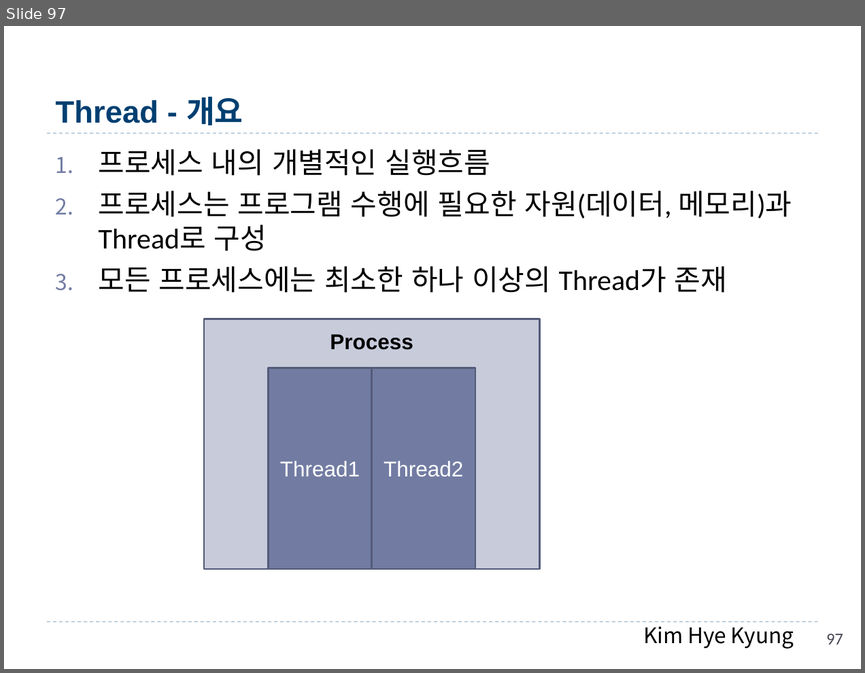
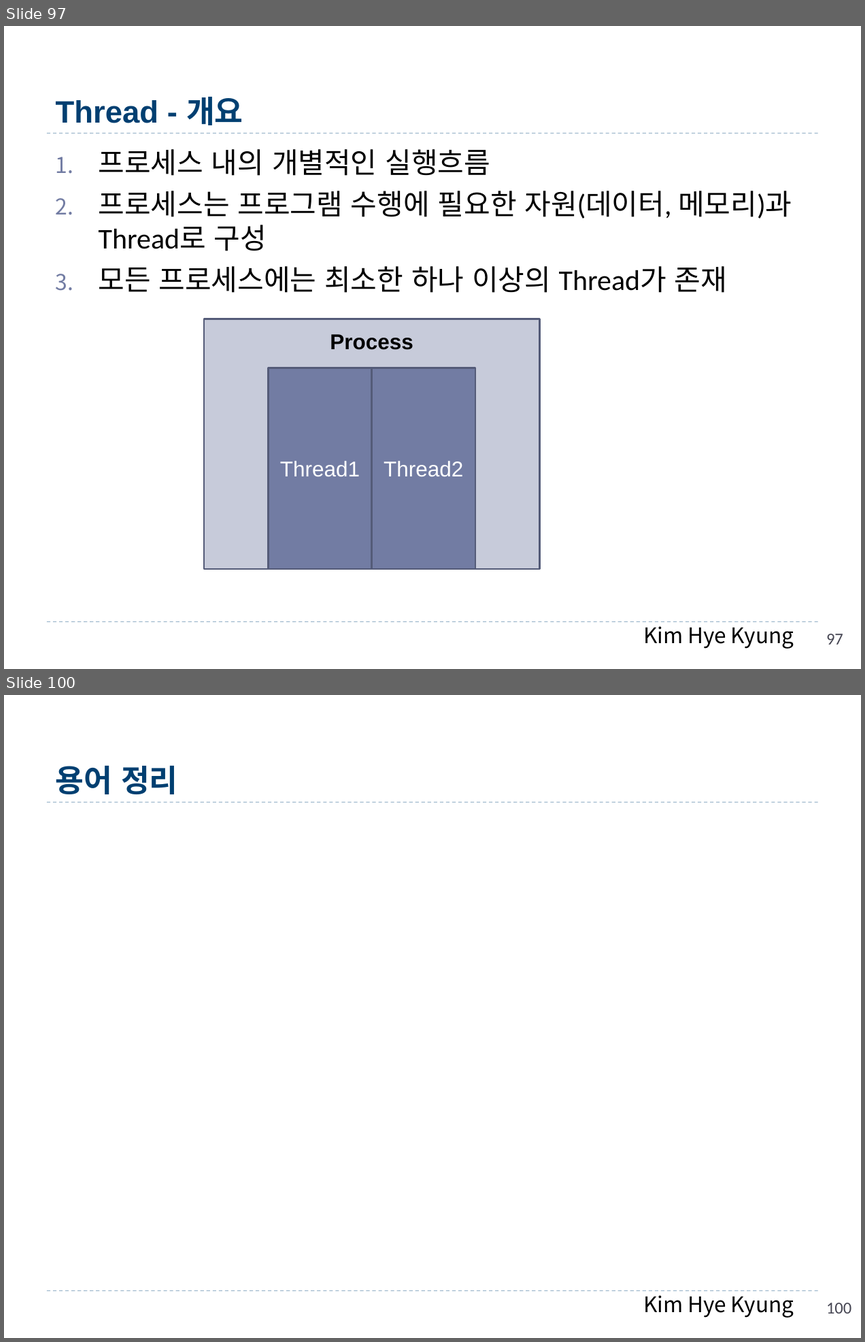
Before and after one commit to hwanginbeom/bigData, a slide deck: 1.Java_김혜경.pptx. Shown one above the other, each under a label of ours: slide 97 before the commit, slides 97 and 100 after it; the slides between them are not shown. The pictures are 865x673 and 865x1342 pixels, drawn with LibreOffice and Linux fonts; fonts in the diff are those of the drawing. Boxes give left, top, right and bottom in pixels: in the first picture for what was removed or moved away, otherwise in the second. Text is boxed around its words. In the diff, an @@ line names an element or a change of style, - is before the commit and + after.

```diff
--- a/1.Java_김혜경.pptx
+++ b/1.Java_김혜경.pptx
@@ slide 100 added at box(4, 695, 861, 1338), background #FFFFFF; not listed: 3 template elements that a slide beside it also shows @@
@@ title added at box(56, 766, 178, 794), 26 pt, text #003F71, bold @@
+용어 정리
@@ page number added at box(826, 1302, 851, 1313), 14 pt, text #464653 @@
+100
```
Also in this commit, not shown: 2 other slides added.
